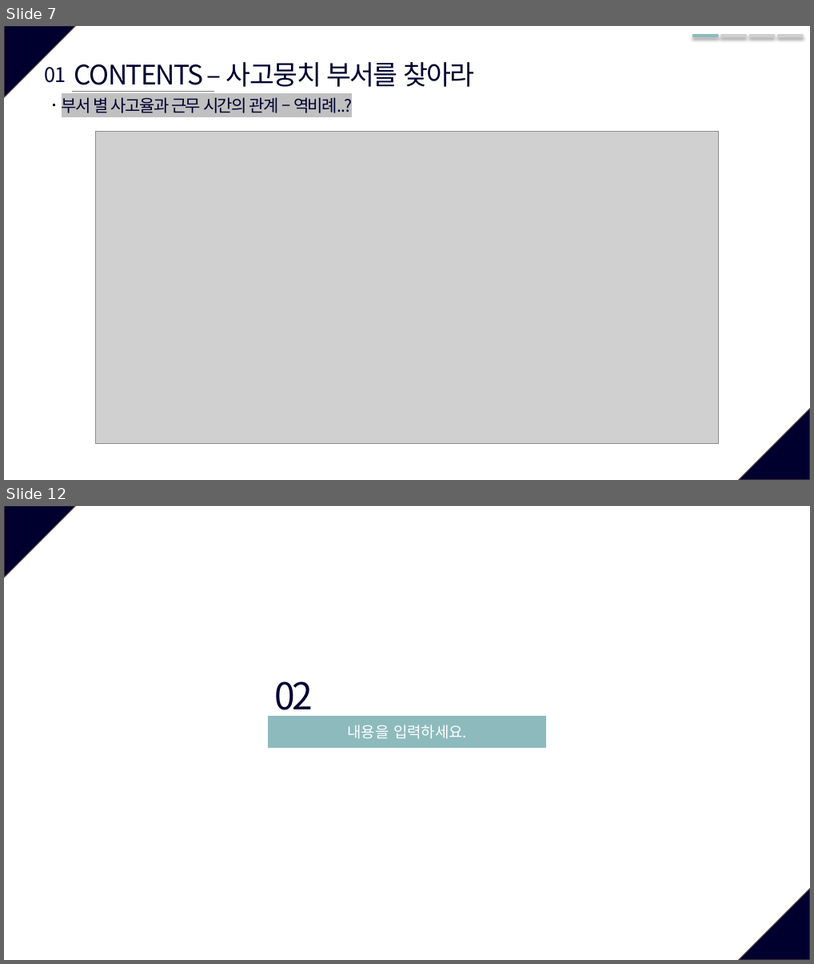
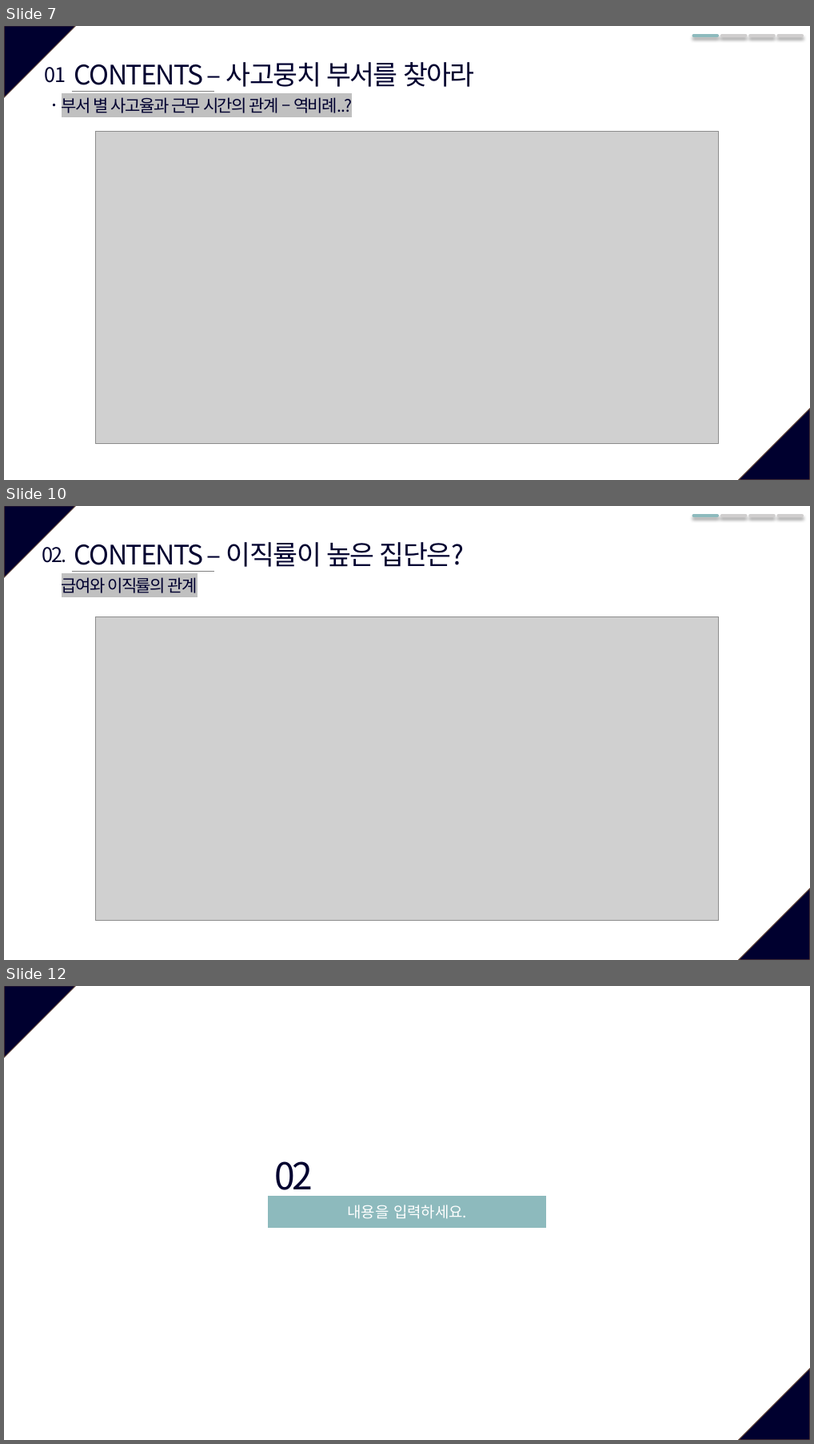
Before and after one commit to JxxHxxx/Ubion-Mini-Project-HR-Analysis, a slide deck: 데이터분석은위대하다.pptx. Shown one above the other, each under a label of ours: slides 7 and 12 before the commit, slides 7, 10 and 12 after it; the slides between them are not shown. The pictures are 814x964 and 814x1444 pixels, drawn with LibreOffice and Linux fonts; fonts in the diff are those of the drawing; grey boxes stand for pictures. Boxes give left, top, right and bottom in pixels: in the first picture for what was removed or moved away, otherwise in the second. Text is boxed around its words. In the diff, an @@ line names an element or a change of style, - is before the commit and + after.

```diff
--- a/데이터분석은위대하다.pptx
+++ b/데이터분석은위대하다.pptx
@@ slide 10 added at (4, 506, 810, 960), background #FFFFFF; not listed: 2 template elements that a slide beside it also shows @@
@@ line added from (694, 516) to (718, 516), #8DBABD 3.5 pt @@
@@ line added from (722, 516) to (746, 516), #D0CECE 3.5 pt @@
@@ line added from (750, 516) to (774, 516), #D0CECE 3.5 pt @@
@@ line added from (779, 516) to (802, 516), #D0CECE 3.5 pt @@
@@ text added at (42, 547, 67, 563), 24 pt, text #00002F @@
+02.
@@ text added at (74, 542, 465, 572), 32 pt, text #00002F @@
+CONTENTS – 이직률이 높은 집단은?
@@ text added at (62, 577, 198, 593), 20 pt, text #00002F @@
+급여와 이직률의 관계
@@ line added from (72, 572) to (214, 572), #808080 0.5 pt @@
@@ picture added at (95, 616, 719, 920) @@
```
Also in this commit, not shown: 2 slides changed, 1 other slide added, 2 slides removed.
